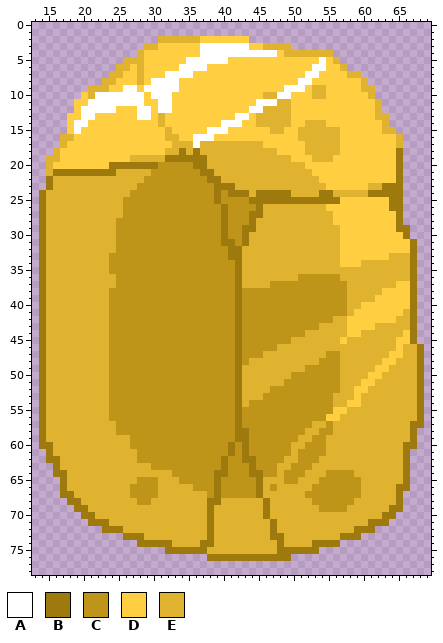
Sprite sheet: Assets/Sprites/VFX/AmberBlock.png. Above, as it was before the edit.
The file is 80x80 pixels. Shown: x 13..69, y 0..78.
Palette (. is transparent): A #fffffffe  B #9e790cfe  C #bf9518fe  D #ffcf40fe  E #dfb32ffe
Pixels before, first column x 14:
 2 .................EEEEEEDDDDDDD.........................
 3 ...............EEDDDDDDAAAAAAADDEEEE...................
 4 ..............EDDDDDDDDAAAAAAAAAAADEEEEEEE.............
 5 ............EEEDDDDDDAAAAAADDDDDDDDDDDDDADE............
 6 ...........EEDEDDDDDAAAADDDDDDDDDDDDDDDAADDE...........
 7 ..........EEDDEDDDAAAADDDDDDDDDDDDDDDDAADDDDEE.........
 8 .........EEDDDEDAAAADDDDDDDDDDDDDDDDDAADDDDDDDE........
 9 .......EEEDDAADAAAAADDDDDDDDDDDDDDDAAADEEDDDDDEE.......
10 ......DEAAAAAAADAAADDDDDDDDDDDDDEEAADDDEEDDDDDDE.......
11 .....DDAAAAAAAADDAADDDDDDDDDDDDAAAEEDDDDDDDDDDDDE......
12 .....DAAAAADDDAADAADDDDDDDDDDDAAEEEEDDDDDDDDDDDDE......
13 ....DDAADDDDDDAADEDDDDDDDDDDAADEEEEEDDDDDDDDDDDDEE.....
14 ....DAADDDDDDDDDDEDDDDDDDDAAADDEEEEEDDEEEDDDDDDDDE.....
15 ....DADDDDDDDDDDDDEDDDDDAAADDDDDDEEDDEEEEEEDDDDDDEE....
16 ...EEDDDDDDDDDDDDDEEDDAAADDDDDDDDDDDDEEEEEEDDDDDDDDE...
17 ...EDDDDDDDDDDDDDDDEEEAEEEEEEEEEDDDDDDEEEEEDDDDDDDDE...
18 ..EDDDDDDDDDDDDDDDEEBEBEEEEEEEEEEEDDDDEEEEEDDDDDDDDB...
19 .EEDDDDDDDDDDEEEEEBBBBBBEEEEEEEEEEEEDDDEEEDDDDDDDDDB...
20 .EDDDDDDDDBBBBBBBCCCCCBBEEEEEEEEEEEEEEDDDDDDDDDDDDDB...
21 .EBBBBBBBBBEEEEECCCCCCCBBEEEEEEEEEEEEEEDDDDDDDDDDDDB...
22 .BEEEEEEEEEEEEECCCCCCCCCBBEEEEEEEEEEEEEEDDDDDDDDDDDB...
23 .BEEEEEEEEEEEECCCCCCCCCCCBBBEEEEEEEEEEEEEDDDDDDEEBBB...
24 BEEEEEEEEEEEECCCCCCCCCCCCBCBBBEBBBBBEEEEBBEEEEEBBBBB...
25 BEEEEEEEEEEECCCCCCCCCCCCCBCCCCBBBBBBBBBBBBBDDDDDDDBB...
26 BEEEEEEEEEEECCCCCCCCCCCCCCBCCCCBEEEEEEEEEDDDDDDDDDBB...
27 BEEEEEEEEEEECCCCCCCCCCCCCCBCCCBBEEEEEEEEEEDDDDDDDDDB...
28 BEEEEEEEEEECCCCCCCCCCCCCCCBCCCBEEEEEEEEEEEDDDDDDDDDB...
29 BEEEEEEEEEECCCCCCCCCCCCCCCBCCBBEEEEEEEEEEEEDDDDDDDDBB..
30 BEEEEEEEEEECCCCCCCCCCCCCCCBCCBEEEEEEEEEEEEEDDDDDDDDDB..
31 BEEEEEEEEEECCCCCCCCCCCCCCCBBCBEEEEEEEEEEEEEDDDDDDDDDDB.
32 BEEEEEEEEEECCCCCCCCCCCCCCCCBBEEEEEEEEEEEEEEDDDDDDDDDDB.
33 BEEEEEEEEECCCCCCCCCCCCCCCCCBBEEEEEEEEEEEEEEDDDDDDDEEEB.
34 BEEEEEEEEECCCCCCCCCCCCCCCCCCBEEEEEEEEEEEEEEDDDEEEEEEEB.
35 BEEEEEEEEECCCCCCCCCCCCCCCCCCBEEEEEEEEEEEEEEEEEEEEEEEEB.
36 BEEEEEEEEEECCCCCCCCCCCCCCCCCBEEEEEEEECCCCCCEEEEEEEEEEB.
37 BEEEEEEEEEECCCCCCCCCCCCCCCCCBEEEECCCCCCCCCCCEEEEEEEDDB.
38 BEEEEEEEEECCCCCCCCCCCCCCCCCCBCCCCCCCCCCCCCCCEEEEEDDDDB.
39 BEEEEEEEEECCCCCCCCCCCCCCCCCCBCCCCCCCCCCCCCCCEEEEDDDDDB.
40 BEEEEEEEEECCCCCCCCCCCCCCCCCCBCCCCCCCCCCCCCCCEEDDDDDDDB.
41 BEEEEEEEEECCCCCCCCCCCCCCCCCCBCCCCCCCCCCCCCCCEDDDDDDDEB.
42 BEEEEEEEEECCCCCCCCCCCCCCCCCCBCCCCCCCCCCCCCEEDDDDDDDEEB.
43 BEEEEEEEEECCCCCCCCCCCCCCCCCCBCCCCCCCCCCCEEEEDDDDEEEEEB.
44 BEEEEEEEEECCCCCCCCCCCCCCCCCCBCCCCCCCCCEEEEEEDDEEEEEEDB.
45 BEEEEEEEEECCCCCCCCCCCCCCCCCCBCCCCCCCEEEEEEEDEEEEEEEDDB.
46 BEEEEEEEEECCCCCCCCCCCCCCCCCCBCCCCCEEEEEEEEEEEEEEEEEDEEB
47 BEEEEEEEEECCCCCCCCCCCCCCCCCCBCCCEEEEEEEEECCEEEEEEEDDEEB
48 BEEEEEEEEECCCCCCCCCCCCCCCCCCBCEEEEEEEEEECCCEEEEEEDDEEEB
49 BEEEEEEEEECCCCCCCCCCCCCCCCCCBEEEEEEEEECCCCCEEEEEDDEEEEB
50 BEEEEEEEEECCCCCCCCCCCCCCCCCCBEEEEEEECCCCCCCEEEEDDEEEEEB
51 BEEEEEEEEECCCCCCCCCCCCCCCCCCBEEEEEECCCCCCCCEEEDDEEEEEEB
52 BEEEEEEEEECCCCCCCCCCCCCCCCCCBEEEECCCCCCCCCCEEDDEEEEEEEB
53 BEEEEEEEEECCCCCCCCCCCCCCCCCCBEEECCCCCCCCCCEEEDEEEEEEEEB
54 BEEEEEEEEECCCCCCCCCCCCCCCCCCBECCCCCCCCCCCCEEDDEEEEEEEEB
55 BEEEEEEEEECCCCCCCCCCCCCCCCCCBCCCCCCCCCCCCCDDEEEEEEEEEEB
56 BEEEEEEEEECCCCCCCCCCCCCCCCCCBCCCCCCCCCCCCDDEEEEEEEEEEEB
57 BEEEEEEEEEECCCCCCCCCCCCCCCCCBCCCCCCCCCCEECEEEEEEEEEEEBB
58 BEEEEEEEEEECCCCCCCCCCCCCCCCCBBCCCCCCCCEECCEEEEEEEEEEEB.
59 BEEEEEEEEEEEECCCCCCCCCCCCCCCBBCCCCCCCEECCEEEEEEEEEEEEB.
60 BBEEEEEEEEEEECCCCCCCCCCCCCCBCBCCCCCCEECCCEEEEEEEEEEEBB.
61 .BEEEEEEEEEEEECCCCCCCCCCCCCBCBCCCCCCECCCCEEEEEEEEEEEB..
62 .BBEEEEEEEEEEECCCCCCCCCCCCBCCBBCCCCEECCCEEEEEEEEEEEEB..
63 ..BEEEEEEEEEEEEECCCCCCCCCCBCCCBCCCEECCCEEEEEEEEEEEEEB..
64 ..BBEEEEEEEEEEEEEEECCCCCCBBCCCBBCCECCCEEECCCCEEEEEEEB..
65 ...BEEEEEEEEEECCCEEECCCCCBCCCCCBEEECCEEECCCCCCEEEEEEB..
66 ...BEEEEEEEEECCCCEEEEECCCBCCCCCBECEEEEECCCCCCCEEEEEBB..
67 ...BBEEEEEEEECCCCEEEEEEECBCCCCCBEEEEEECCCCCCCCEEEEEB...
68 ....BBEEEEEEEECCEEEEEEEEBBEEEEEEBEEEEEECCCCCCEEEEEEB...
69 .....BBEEEEEEEEEEEEEEEEEBEEEEEEEBEEEEEEECCCCEEEEEEBB...
70 ......BBEEEEEEEEEEEEEEEEBEEEEEEEBEEEEEEEEEEEEEEEEBB....
71 .......BBBEEEEEEEEEEEEEEBEEEEEEEEBEEEEEEEEEEEEEBBB.....
72 .........BBBEEEEEEEEEEEEBEEEEEEEEBEEEEEEEEEEEBBB.......
73 ............BBBEEEEEEEEEBEEEEEEEEBBEEEEEEEEBBB.........
74 ..............BBBBBEEEEBBEEEEEEEEEBEEEEBBBB............
75 ..................BBBBBBEEEEEEEEEEBBBBBB...............
76 ........................BBBBBBBBBBBB...................
Once edited:
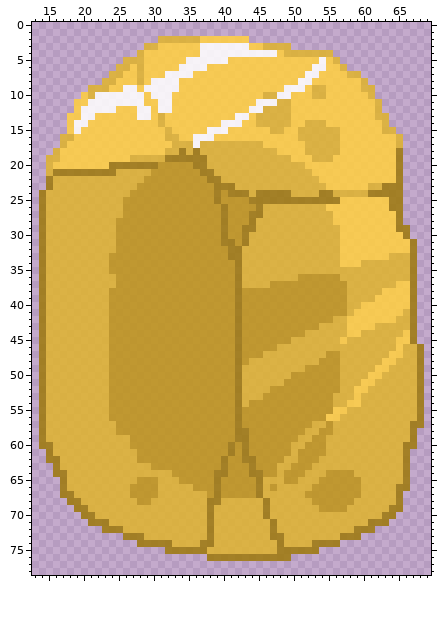
Diff:
Colour A changes from #fffffffe to #ffffffdb.
Colour B changes from #9e790cfe to #9e790cdb.
Colour C changes from #bf9518fe to #bf9518db.
Colour D changes from #ffcf40fe to #ffcf40db.
Colour E changes from #dfb32ffe to #dfb32fdb.
